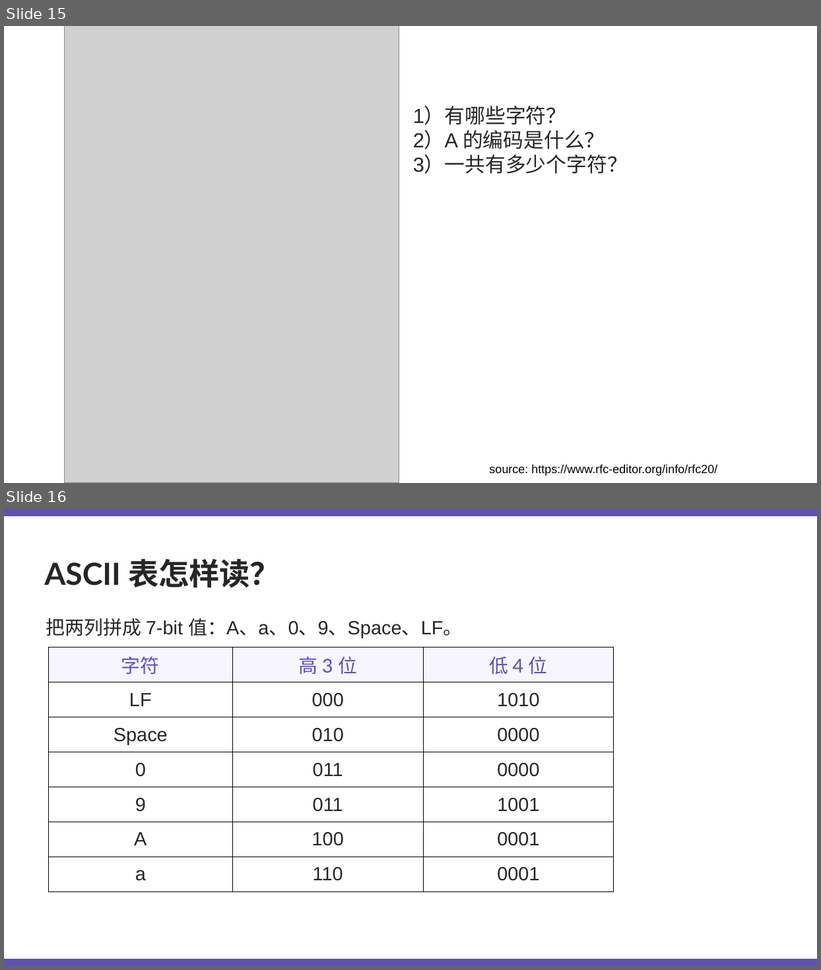
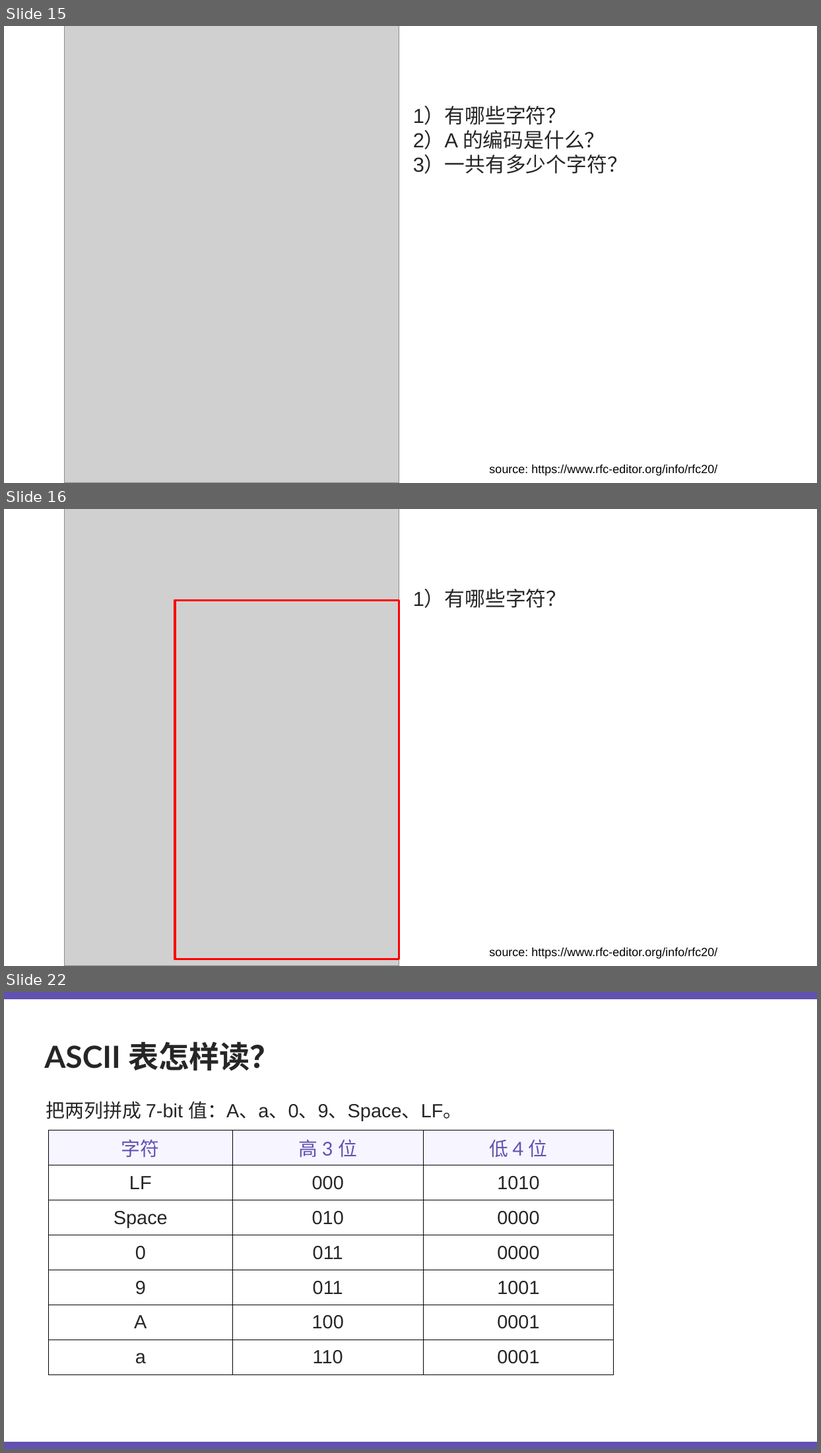
Before and after one commit to Kunonepeng/shtick, a slide deck: 1-2-encoding/1-2-3-character-encoding/1-2-3-character-encoding-v6-2.pptx. Shown one above the other, each under a label of ours: slides 15 and 16 before the commit, slides 15, 16 and 22 after it; the slides between them are not shown. The pictures are 821x970 and 821x1453 pixels, drawn with LibreOffice and Linux fonts; fonts in the diff are those of the drawing; grey boxes stand for pictures. Boxes give left, top, right and bottom in pixels: in the first picture for what was removed or moved away, otherwise in the second. Text is boxed around its words. In the diff, an @@ line names an element or a change of style, - is before the commit and + after.

```diff
--- a/1-2-encoding/1-2-3-character-encoding/1-2-3-character-encoding-v6-2.pptx
+++ b/1-2-encoding/1-2-3-character-encoding/1-2-3-character-encoding-v6-2.pptx
@@ slide 16 added at [4, 509, 817, 966], background #FFFFFF @@
@@ picture added at [64, 509, 399, 966] @@
@@ rectangle added at [175, 601, 399, 960], outline #FF0000 3 pt @@
@@ text added at [413, 590, 567, 608], 24 pt, text #262626 @@
+1）有哪些字符？
@@ text added at [489, 948, 717, 959], 14 pt, text #000000 @@
+source: https://www.rfc-editor.org/info/rfc20/
@@ what was slide 16 is now slide 22 @@
```
Also in this commit, not shown: 5 slides changed, 6 other slides added, 1 other file.
